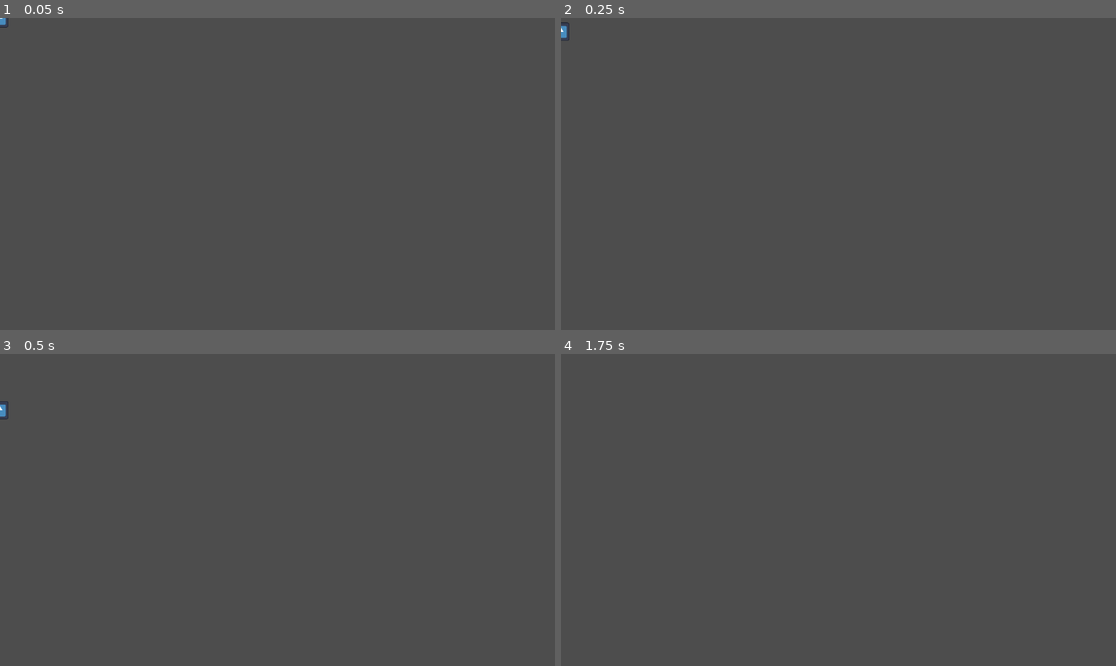
Above: before the commit, frames 1-4 (two rows, left to right).
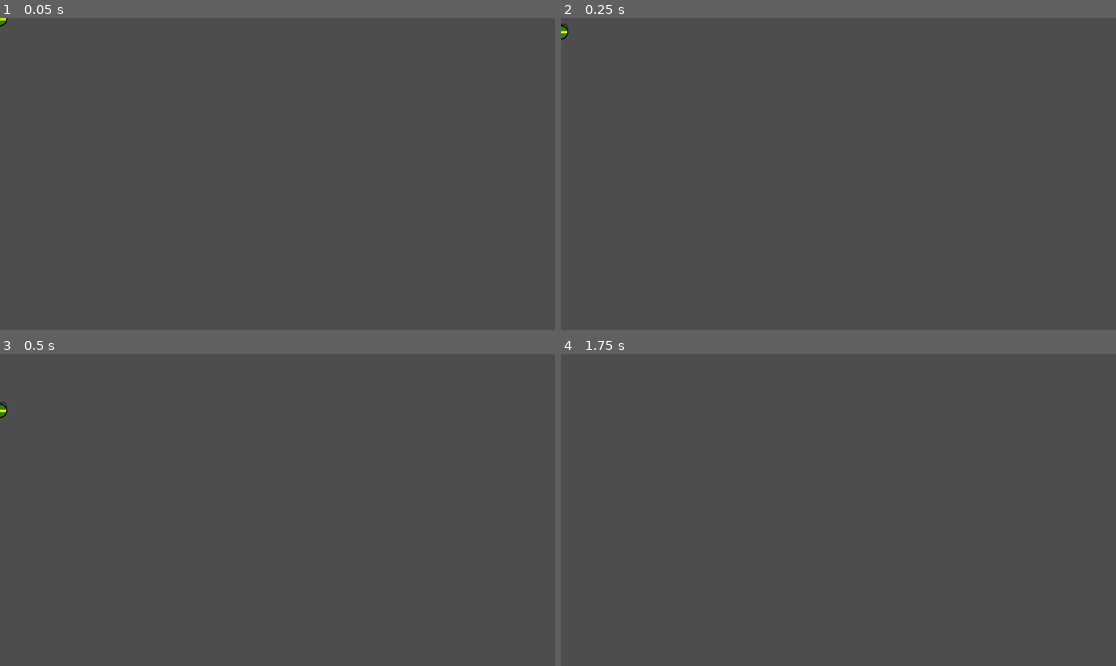
Above: after the commit, the same moments.

Repository: OperatorGrey/Yandex-Yeda-main
Game: Godot game, scene res://grenade.tscn
Same seed, same stepped clock (60 frames per second), same inputs: the game is played once before the commit and once after it. This scene is started directly instead of the project's main scene. The engine's default icon, where the game draws it, is replaced by a stand-in: a white triangle on a blue panel in a dark square.
Inputs:
- Up to frame 1 (0.05 s): no input
- Up to frame 2 (0.25 s): no input
- Up to frame 3 (0.5 s): no input
- Up to frame 4 (1.75 s): tap Enter (ui_accept) at 0.5, 0.77, 1.52 s; hold Right (ui_right) from 0.53 s (still down); tap C (ammo_type_change) at 0.6 s; tap X (shoot) at 1.35 s

The runs differ from the first frame. In frame 1, less than 0.1% of the frame differs, in the area x 0-2%, y 0-4%; in frame 2, less than 0.1%, in the area x 0-2%, y 1-8%; in frame 3, less than 0.1%; in frame 4, nothing differs.

Commit message:
grenade enemy updated

Diff:
--- a/yandex-yeda/grenade.tscn
+++ b/yandex-yeda/grenade.tscn
@@ -1,27 +1,27 @@
 [gd_scene format=3 uid="uid://cli82hsvh6q1v"]
 
 [ext_resource type="Script" uid="uid://def78h03uuuj0" path="res://scripts/grenade.gd" id="1_24g56"]
-[ext_resource type="Texture2D" uid="uid://dpi0ihaid2cp2" path="res://icon.svg" id="1_gju2f"]
+[ext_resource type="Texture2D" uid="uid://bj6a55aicureb" path="res://granata_sprite.png" id="2_24g56"]
 
 [sub_resource type="PhysicsMaterial" id="PhysicsMaterial_24g56"]
 
 [sub_resource type="CircleShape2D" id="CircleShape2D_ga5sg"]
-radius = 25.079872
+radius = 16.03122
 
 [sub_resource type="CircleShape2D" id="CircleShape2D_o1udh"]
-radius = 25.0
+radius = 16.03122
 
 [sub_resource type="RectangleShape2D" id="RectangleShape2D_aeyyv"]
-size = Vector2(250, 185)
+size = Vector2(174, 133.5)
 
 [node name="RigidBody2D" type="RigidBody2D" unique_id=290426729]
 physics_material_override = SubResource("PhysicsMaterial_24g56")
 script = ExtResource("1_24g56")
 
 [node name="Sprite2D" type="Sprite2D" parent="." unique_id=298087507]
-position = Vector2(0, -9.536743e-07)
-scale = Vector2(0.2734375, 0.296875)
-texture = ExtResource("1_gju2f")
+position = Vector2(0.96683866, -0.46175775)
+scale = Vector2(0.14036591, 0.13641998)
+texture = ExtResource("2_24g56")
 
 [node name="CollisionShape2D" type="CollisionShape2D" parent="." unique_id=238677120]
 position = Vector2(0, 1)
@@ -36,7 +36,7 @@
 [node name="grenade_hitbox" type="Area2D" parent="." unique_id=1759604558]
 
 [node name="CollisionShape2D" type="CollisionShape2D" parent="grenade_hitbox" unique_id=741040760]
-position = Vector2(0, 0.5)
+position = Vector2(0, 1)
 shape = SubResource("RectangleShape2D_aeyyv")
 
 [node name="Timer" type="Timer" parent="." unique_id=697531894]
Binary file added: yandex-yeda/granata_sprite.png
Not shown, added: yandex-yeda/granata_sprite.png.import
Not shown, added: yandex-yeda/granata_sprite-20260731-132803.piskel
